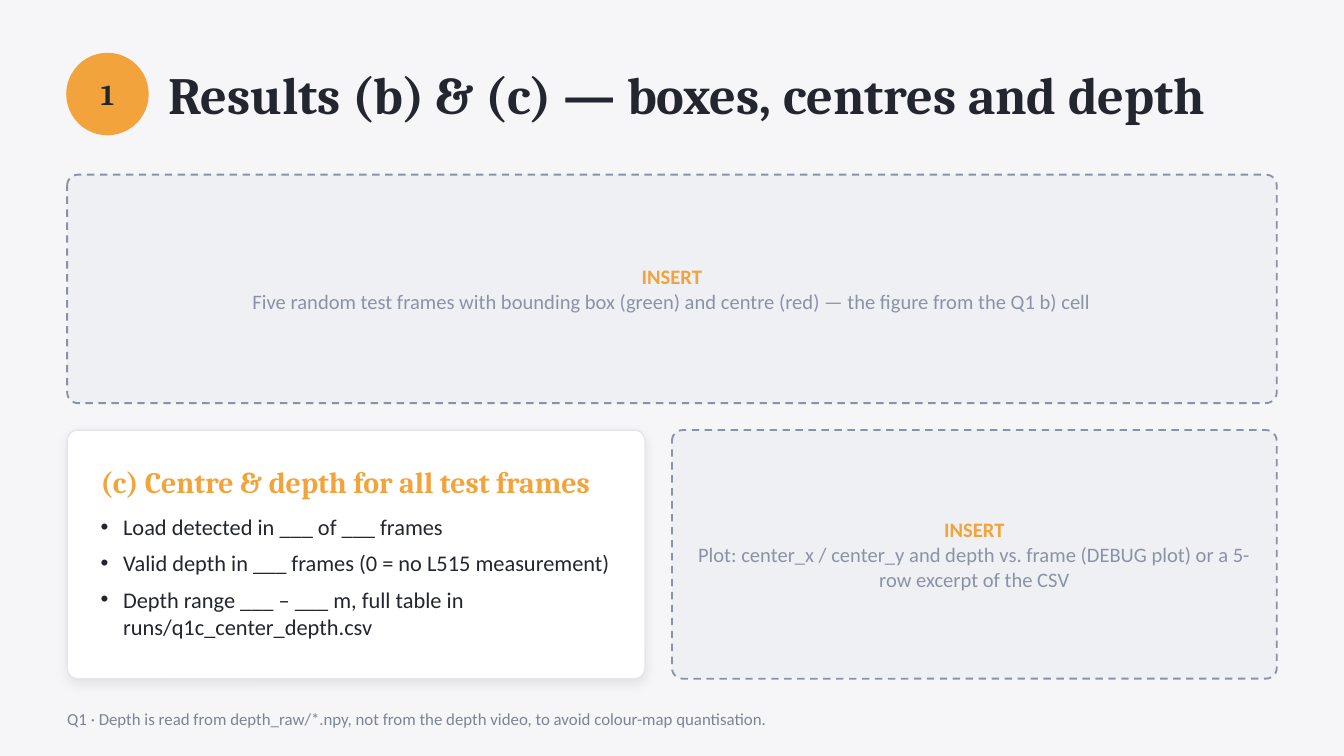
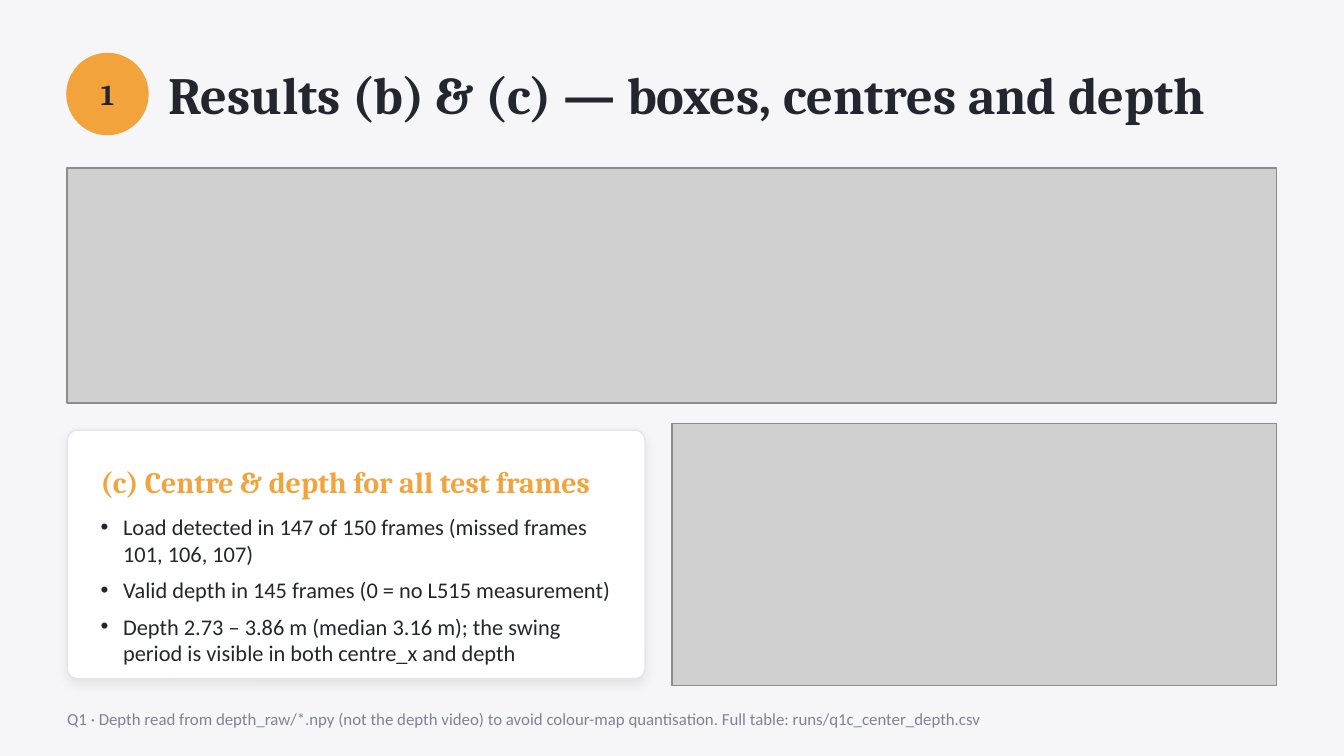
Before and after one commit to AreGundersen/MAS512, a slide deck: slide 6 of Assignment 1/MAS512_assignment1_gr5.pptx. Drawn at 1344x756 pixels with LibreOffice and Linux fonts; fonts in the diff are those of the drawing; grey boxes stand for pictures. Boxes give left, top, right and bottom in pixels: in the first picture for what was removed or moved away, otherwise in the second. Text is boxed around its words. In the diff, an @@ line names an element or a change of style, - is before the commit and + after.

Commit message:
Updated powerpoint

```diff
--- a/Assignment 1/MAS512_assignment1_gr5.pptx
+++ b/Assignment 1/MAS512_assignment1_gr5.pptx
@@ rounded rectangle removed at (67,175,1277,403) @@
@@ picture added at (67,168,1277,403) @@
@@ text removed at (252,270,1089,313) @@
-INSERT
-Five random test frames with bounding box (green) and centre (red) — the figure from the Q1 b) cell
@@ rounded rectangle removed at (672,430,1277,679) @@
@@ picture added at (672,423,1277,685) @@
@@ text at (123,519,610,665): text changed @@
-• Load detected in ___ of ___ frames
-• Valid depth in ___ frames (0 = no L515 measurement)
-• Depth range ___ – ___ m, full table in runs/q1c_center_depth.csv
+• Load detected in 147 of 150 frames (missed frames 101, 106, 107)
+• Valid depth in 145 frames (0 = no L515 measurement)
+• Depth 2.73 – 3.86 m (median 3.16 m); the swing period is visible in both centre_x and depth
@@ text removed at (698,523,1250,590) @@
-INSERT
-Plot: center_x / center_y and depth vs. frame (DEBUG plot) or a 5-row excerpt of the CSV
@@ text at (67,713,980,728): text changed @@
-Q1 · Depth is read from depth_raw/*.npy, not from the depth video, to avoid colour-map quantisation.
+Q1 · Depth read from depth_raw/*.npy (not the depth video) to avoid colour-map quantisation. Full table: runs/q1c_center_depth.csv
```
Also in this commit, not shown: 3 other slides changed, 1 slide added, 1 slide removed, 1 other file.
